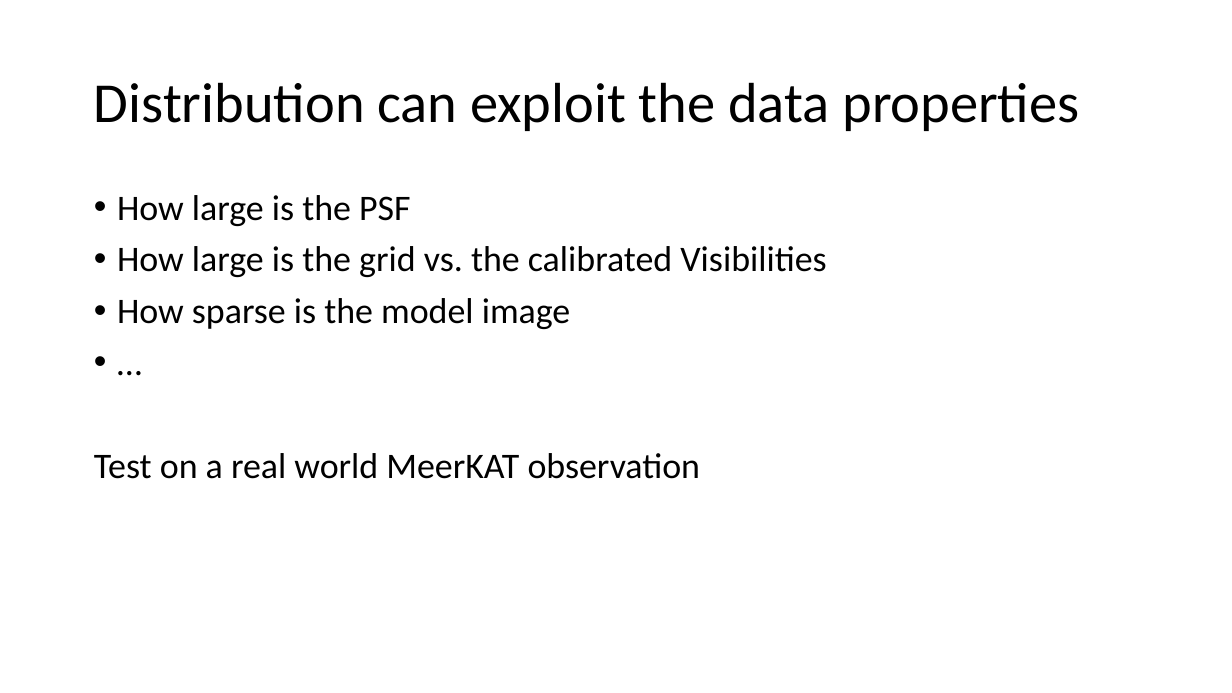
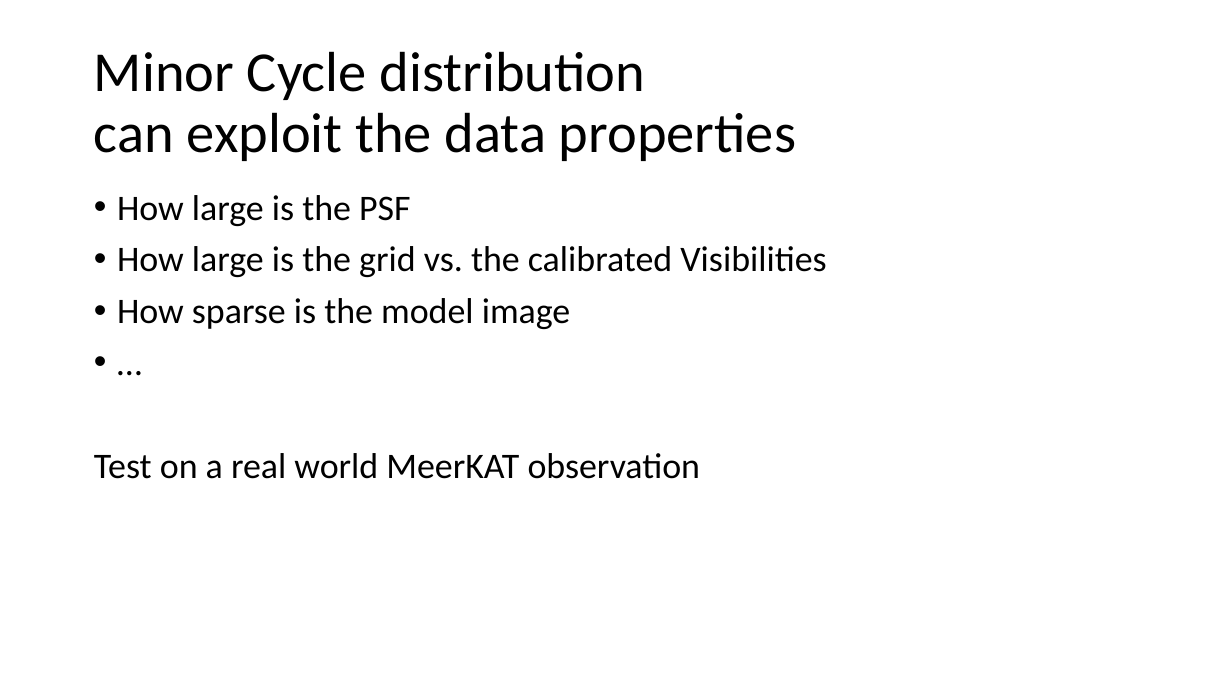
Before and after one commit to lord-blueberry/p9-doc, a slide deck: slide 8 of SKA-Days/Towards Distributed Image Reconstruction.pptx (slide 18 before the commit). Drawn at 1232x693 pixels with LibreOffice and Linux fonts; fonts in the diff are those of the drawing. Boxes give left, top, right and bottom in pixels: in the first picture for what was removed or moved away, otherwise in the second. Text is boxed around its words. In the diff, an @@ line names an element or a change of style, - is before the commit and + after.

```diff
--- a/SKA-Days/Towards Distributed Image Reconstruction.pptx
+++ b/SKA-Days/Towards Distributed Image Reconstruction.pptx
@@ title at (94,51,796,161): text changed @@
-Distribution can exploit the data properties
+Minor Cycle distribution
+can exploit the data properties
```
Also in this commit, not shown: 11 other slides changed, 3 slides added, 13 slides removed, 2 other files.
